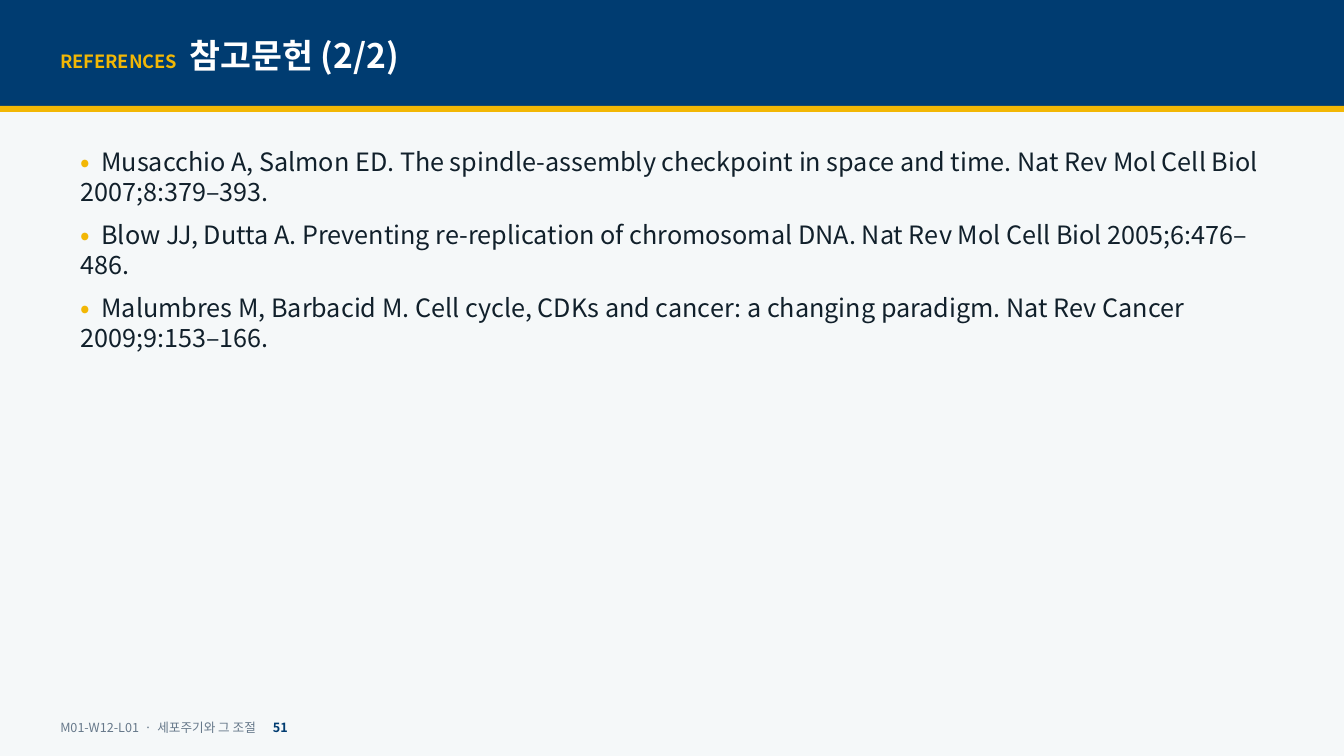
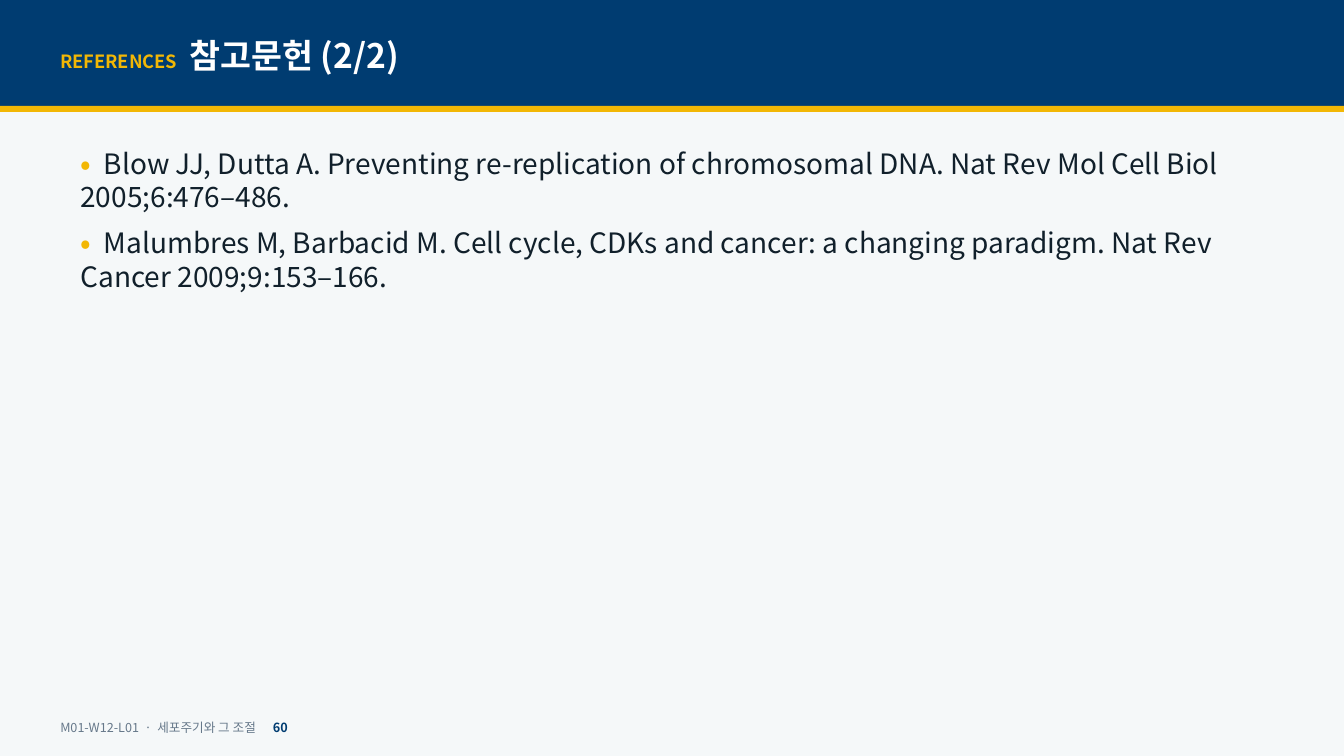
Before and after one commit to hoperiasd2/hoperiasd2.github.io, a slide deck: slide 60 of curriculum/M01/W12/L01/slides.pptx (slide 51 before the commit). Drawn at 1344x756 pixels with LibreOffice and Linux fonts; fonts in the diff are those of the drawing. Boxes give left, top, right and bottom in pixels: in the first picture for what was removed or moved away, otherwise in the second. Text is boxed around its words. In the diff, an @@ line names an element or a change of style, - is before the commit and + after.

```diff
--- a/curriculum/M01/W12/L01/slides.pptx
+++ b/curriculum/M01/W12/L01/slides.pptx
@@ text "• Blow JJ, Dutta A. ..." at (80,151,1218,292): size 18 to 20 pt @@
@@ text at (80,151,1258,206): paragraph removed @@
-• Musacchio A, Salmon ED. The spindle-assembly checkpoint in space and time. Nat Rev Mol Cell Biol 2007;8:379–393.
@@ text at (60,721,288,733): text changed @@
-M01-W12-L01 · 세포주기와 그 조절 51
+M01-W12-L01 · 세포주기와 그 조절 60
```
Also in this commit, not shown: 44 other slides changed, 9 slides added, 29 other files.
